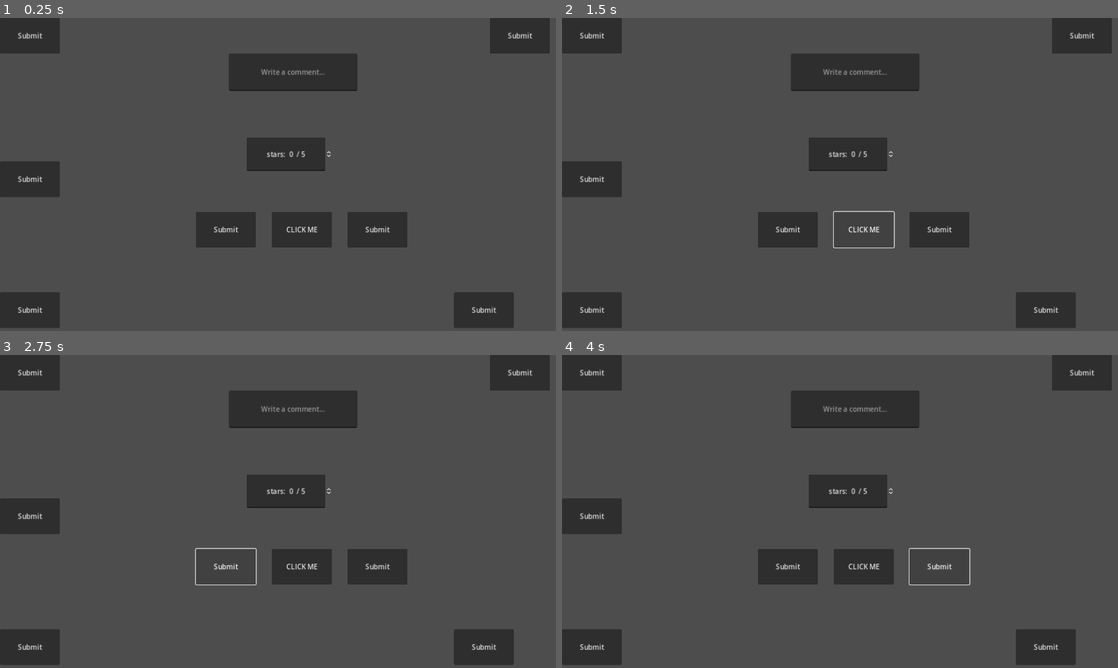
Above: before the commit, frames 1-4 (two rows, left to right).
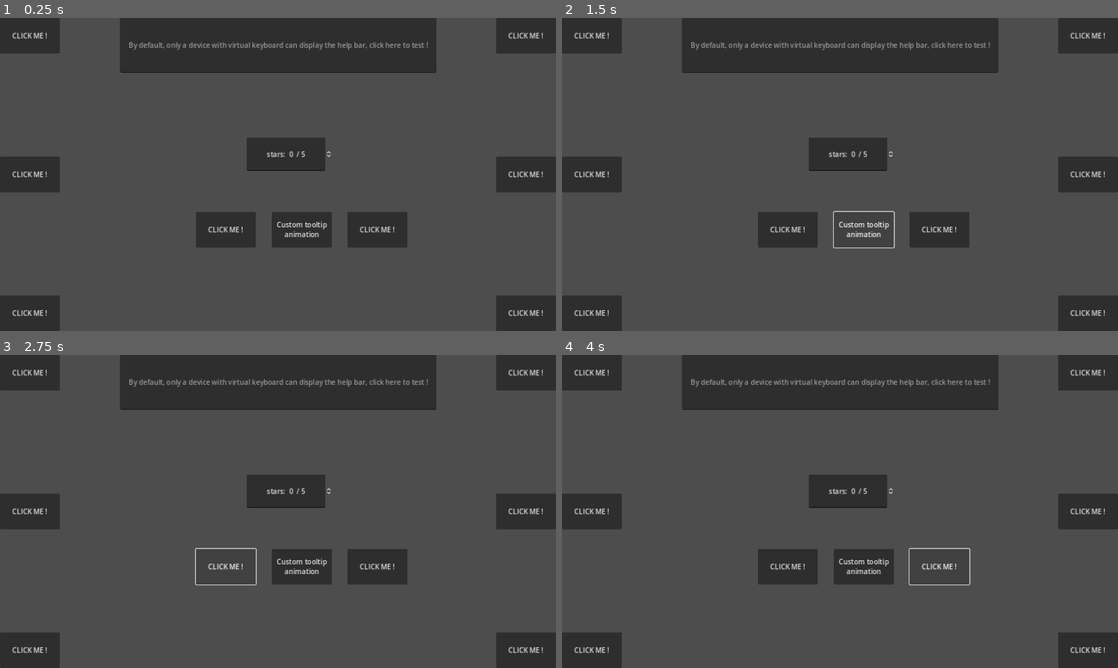
Above: after the commit, the same moments.

Repository: sabinayo/godot-4-mobile-plugin
Game: Godot game, scene res://demo.tscn
Same seed, same stepped clock (60 frames per second), same inputs: the game is played once before the commit and once after it.
Inputs (mouse positions are in pixels of both pictures, inside the frame that each line leads up to):
- Up to frame 1 (0.25 s): no input
- Up to frame 2 (1.5 s): click (862, 230) at 0.5 s, where only the run before the commit has a clickable "CLICK ME"; click (862, 230) at 1.25 s, where only the run after the commit has a clickable "Custom tooltip animation"
- Up to frame 3 (2.75 s): click (227, 567) at 2 s, where only the run before the commit has a clickable "Submit"
- Up to frame 4 (4 s): click (789, 567) at 2.75 s, where only the run after the commit has a clickable "CLICK ME !"; click (940, 567) at 3.5 s, where only the run before the commit has a clickable "Submit"

The runs differ from the first frame. In frame 1, 14% of the frame differs, in the area x 0-100%, y 0-100%; in frame 2, 14%; in frame 3, 14%; in frame 4, 14%.

Commit message:
Update demo.tscn with better informations

Diff:
--- a/demo.tscn
+++ b/demo.tscn
@@ -12,99 +12,148 @@
 metadata/signals_manager_path = "mobile_plugin_signals_manager"
 metadata/tooltip_on_mobile = false
 
-[node name="Button" type="Button" parent="."]
+[node name="CUSTOM_ANIMATION" type="Button" parent="."]
 layout_mode = 0
 offset_left = 626.0
 offset_top = 446.0
 offset_right = 764.0
 offset_bottom = 528.0
-tooltip_text = "A tooltip with custom animation."
-text = "CLICK ME"
-metadata/signals_manager_path = "../mobile_plugin_signals_manager"
-metadata/tooltip_on_mobile = true
-
-[node name="Button2" type="Button" parent="."]
+tooltip_text = "A tooltip with custom animation.
+You can write your own in gdscript !"
+text = "Custom tooltip animation"
+autowrap_mode = 3
+metadata/signals_manager_path = "../mobile_plugin_signals_manager"
+metadata/tooltip_on_mobile = true
+
+[node name="TooltipInfo1" type="Button" parent="."]
 layout_mode = 0
 offset_left = 451.0
 offset_top = 446.0
 offset_right = 589.0
 offset_bottom = 528.0
-tooltip_text = "Thanks for your submission !"
-text = "Submit"
-metadata/signals_manager_path = "../mobile_plugin_signals_manager"
-metadata/tooltip_on_mobile = true
-
-[node name="Button3" type="Button" parent="."]
+tooltip_text = "You can adjust general tooltip
+settings in project settings.
+Be sure to enable 'Advanced Settings'"
+text = "CLICK ME !"
+autowrap_mode = 3
+metadata/signals_manager_path = "../mobile_plugin_signals_manager"
+metadata/tooltip_on_mobile = true
+
+[node name="TooltipInfo2" type="Button" parent="."]
 layout_mode = 0
 offset_left = 800.0
 offset_top = 446.0
 offset_right = 938.0
 offset_bottom = 528.0
-tooltip_text = "Thanks for your submission !"
-text = "Submit"
-metadata/signals_manager_path = "../mobile_plugin_signals_manager"
-metadata/tooltip_on_mobile = true
-
-[node name="Button5" type="Button" parent="."]
-layout_mode = 0
-offset_top = 631.0
-offset_right = 138.0
-offset_bottom = 713.0
-tooltip_text = "Thanks for your submission !"
-text = "Submit"
-metadata/signals_manager_path = "../mobile_plugin_signals_manager"
-metadata/tooltip_on_mobile = true
-
-[node name="Button6" type="Button" parent="."]
-layout_mode = 0
+tooltip_text = "You can also adjust tooltip
+individually by creating a
+MobileFastTooltipSettings.
+Be sure to check the 'Overrides'
+section in the tooltip area."
+text = "CLICK ME !"
+metadata/signals_manager_path = "../mobile_plugin_signals_manager"
+metadata/tooltip_on_mobile = true
+
+[node name="ButtonTopLeft" type="Button" parent="."]
+layout_mode = 1
 offset_right = 138.0
 offset_bottom = 82.0
-tooltip_text = "Thanks for your submission !"
-text = "Submit"
-metadata/signals_manager_path = "../mobile_plugin_signals_manager"
-metadata/tooltip_on_mobile = true
-
-[node name="Button7" type="Button" parent="."]
-layout_mode = 0
-offset_left = 1128.0
-offset_right = 1266.0
+tooltip_text = "You can customise almost everything
+in: Project > ProjectSettings > Mobile"
+text = "CLICK ME !"
+metadata/signals_manager_path = "../mobile_plugin_signals_manager"
+metadata/tooltip_on_mobile = true
+
+[node name="ButtonMiddleLeft" type="Button" parent="."]
+layout_mode = 1
+anchors_preset = 4
+anchor_top = 0.5
+anchor_bottom = 0.5
+offset_top = -41.0
+offset_right = 138.0
+offset_bottom = 41.0
+grow_vertical = 2
+tooltip_text = "A tooltip from a middle left button !"
+text = "CLICK ME !"
+metadata/signals_manager_path = "../mobile_plugin_signals_manager"
+metadata/tooltip_on_mobile = true
+
+[node name="ButtonBottomLeft" type="Button" parent="."]
+layout_mode = 1
+anchors_preset = 2
+anchor_top = 1.0
+anchor_bottom = 1.0
+offset_top = -82.0
+offset_right = 138.0
+grow_vertical = 0
+tooltip_text = "A tooltip from a bottom left button !"
+text = "CLICK ME !"
+metadata/signals_manager_path = "../mobile_plugin_signals_manager"
+metadata/tooltip_on_mobile = true
+
+[node name="ButtonTopRight" type="Button" parent="."]
+layout_mode = 1
+anchors_preset = 1
+anchor_left = 1.0
+anchor_right = 1.0
+offset_left = -138.0
 offset_bottom = 82.0
-tooltip_text = "Thanks for your submission !"
-text = "Submit"
-metadata/signals_manager_path = "../mobile_plugin_signals_manager"
-metadata/tooltip_on_mobile = true
-
-[node name="Button8" type="Button" parent="."]
-layout_mode = 0
-offset_left = 1045.0
-offset_top = 631.0
-offset_right = 1183.0
-offset_bottom = 713.0
-tooltip_text = "Thanks for your submission !"
-text = "Submit"
-metadata/signals_manager_path = "../mobile_plugin_signals_manager"
-metadata/tooltip_on_mobile = true
-
-[node name="Button9" type="Button" parent="."]
-layout_mode = 0
-offset_top = 330.0
-offset_right = 138.0
-offset_bottom = 412.0
-tooltip_text = "Thanks for your submission !"
-text = "Submit"
+grow_horizontal = 0
+tooltip_text = "You can also adjust help bar
+individually by creating a
+MobileFastHelpBarSettings.
+Be sure to check the 'Overrides'
+section in the tooltip area."
+text = "CLICK ME !"
+metadata/signals_manager_path = "../mobile_plugin_signals_manager"
+metadata/tooltip_on_mobile = true
+
+[node name="ButtonMiddleRight" type="Button" parent="."]
+layout_mode = 1
+anchors_preset = 6
+anchor_left = 1.0
+anchor_top = 0.5
+anchor_right = 1.0
+anchor_bottom = 0.5
+offset_left = -138.0
+offset_top = -41.0
+offset_bottom = 41.0
+grow_horizontal = 0
+grow_vertical = 2
+tooltip_text = "A tooltip from a middle right button !"
+text = "CLICK ME !"
+metadata/signals_manager_path = "../mobile_plugin_signals_manager"
+metadata/tooltip_on_mobile = true
+
+[node name="ButtonBottomRight" type="Button" parent="."]
+layout_mode = 1
+anchors_preset = 3
+anchor_left = 1.0
+anchor_top = 1.0
+anchor_right = 1.0
+anchor_bottom = 1.0
+offset_left = -138.0
+offset_top = -82.0
+grow_horizontal = 0
+grow_vertical = 0
+tooltip_text = "A tooltip from a bottom right button !"
+text = "CLICK ME !"
 metadata/signals_manager_path = "../mobile_plugin_signals_manager"
 metadata/tooltip_on_mobile = true
 
 [node name="LineEdit" type="LineEdit" parent="."]
-layout_mode = 0
-offset_left = 527.0
-offset_top = 82.0
-offset_right = 823.0
-offset_bottom = 168.0
-placeholder_text = "Write a comment..."
+layout_mode = 1
+anchors_preset = 5
+anchor_left = 0.5
+anchor_right = 0.5
+offset_left = -364.5
+offset_right = 364.5
+offset_bottom = 126.0
+grow_horizontal = 2
+placeholder_text = "By default, only a device with virtual keyboard can display the help bar, click here to test !"
 alignment = 1
 metadata/signals_manager_path = "../mobile_plugin_signals_manager"
-metadata/mobile_help_bar_tip = "Write a comment"
+metadata/mobile_help_bar_tip = "This is a test !"
 metadata/mobile_help_bar_anchor = 3
 metadata/mobile_help_bar_keyboard = 0
 metadata/mobile_help_bar_enabled = true
@@ -140,41 +189,48 @@
 "mobile/tooltip/display/requester_indicator_animation": "None",
 "mobile/tooltip/display/text_horizontal_alignment": "Center",
 "mobile/tooltip/display/text_vertical_alignment": "Center"
+},
+"../CUSTOM_ANIMATION": {
+"mobile/tooltip/display/custom_enter_animation": "uid://dv1oekdi0xdap",
+"mobile/tooltip/display/custom_exit_animation": "uid://6ds6h8cbantl"
 }
 }
 metadata/help_bar_overrides = {
 "../LineEdit": {}
 }
 
-[connection signal="gui_input" from="Button" to="mobile_plugin_signals_manager" method="_on_tooltip_gui_input" binds= [{
-"requester": "../Button"
-}]]
-[connection signal="gui_input" from="Button2" to="mobile_plugin_signals_manager" method="_on_tooltip_gui_input" binds= [{
-"requester": "../Button2"
-}]]
-[connection signal="gui_input" from="Button3" to="mobile_plugin_signals_manager" method="_on_tooltip_gui_input" binds= [{
-"requester": "../Button3"
-}]]
-[connection signal="gui_input" from="Button5" to="mobile_plugin_signals_manager" method="_on_tooltip_gui_input" binds= [{
-"requester": "../Button5"
-}]]
-[connection signal="gui_input" from="Button6" to="mobile_plugin_signals_manager" method="_on_tooltip_gui_input" binds= [{
-"requester": "../Button6"
-}]]
-[connection signal="gui_input" from="Button7" to="mobile_plugin_signals_manager" method="_on_tooltip_gui_input" binds= [{
-"requester": "../Button7"
-}]]
-[connection signal="gui_input" from="Button8" to="mobile_plugin_signals_manager" method="_on_tooltip_gui_input" binds= [{
-"requester": "../Button8"
-}]]
-[connection signal="gui_input" from="Button9" to="mobile_plugin_signals_manager" method="_on_tooltip_gui_input" binds= [{
-"requester": "../Button9"
+[connection signal="gui_input" from="CUSTOM_ANIMATION" to="mobile_plugin_signals_manager" method="_on_tooltip_gui_input" binds= [{
+"requester": "../CUSTOM_ANIMATION"
+}]]
+[connection signal="gui_input" from="TooltipInfo1" to="mobile_plugin_signals_manager" method="_on_tooltip_gui_input" binds= [{
+"requester": "../TooltipInfo1"
+}]]
+[connection signal="gui_input" from="TooltipInfo2" to="mobile_plugin_signals_manager" method="_on_tooltip_gui_input" binds= [{
+"requester": "../TooltipInfo2"
+}]]
+[connection signal="gui_input" from="ButtonTopLeft" to="mobile_plugin_signals_manager" method="_on_tooltip_gui_input" binds= [{
+"requester": "../ButtonTopLeft"
+}]]
+[connection signal="gui_input" from="ButtonMiddleLeft" to="mobile_plugin_signals_manager" method="_on_tooltip_gui_input" binds= [{
+"requester": "../ButtonMiddleLeft"
+}]]
+[connection signal="gui_input" from="ButtonBottomLeft" to="mobile_plugin_signals_manager" method="_on_tooltip_gui_input" binds= [{
+"requester": "../ButtonBottomLeft"
+}]]
+[connection signal="gui_input" from="ButtonTopRight" to="mobile_plugin_signals_manager" method="_on_tooltip_gui_input" binds= [{
+"requester": "../ButtonTopRight"
+}]]
+[connection signal="gui_input" from="ButtonMiddleRight" to="mobile_plugin_signals_manager" method="_on_tooltip_gui_input" binds= [{
+"requester": "../ButtonMiddleRight"
+}]]
+[connection signal="gui_input" from="ButtonBottomRight" to="mobile_plugin_signals_manager" method="_on_tooltip_gui_input" binds= [{
+"requester": "../ButtonBottomRight"
 }]]
 [connection signal="gui_input" from="LineEdit" to="mobile_plugin_signals_manager" method="_on_help_bar_gui_input" binds= [{
 "mobile_help_bar_anchor": 3,
 "mobile_help_bar_enabled": true,
 "mobile_help_bar_keyboard": 0,
-"mobile_help_bar_tip": "Write a comment",
+"mobile_help_bar_tip": "This is a test !",
 "requester": "../LineEdit"
 }]]
 [connection signal="gui_input" from="SpinBox" to="mobile_plugin_signals_manager" method="_on_help_bar_gui_input" binds= [{
